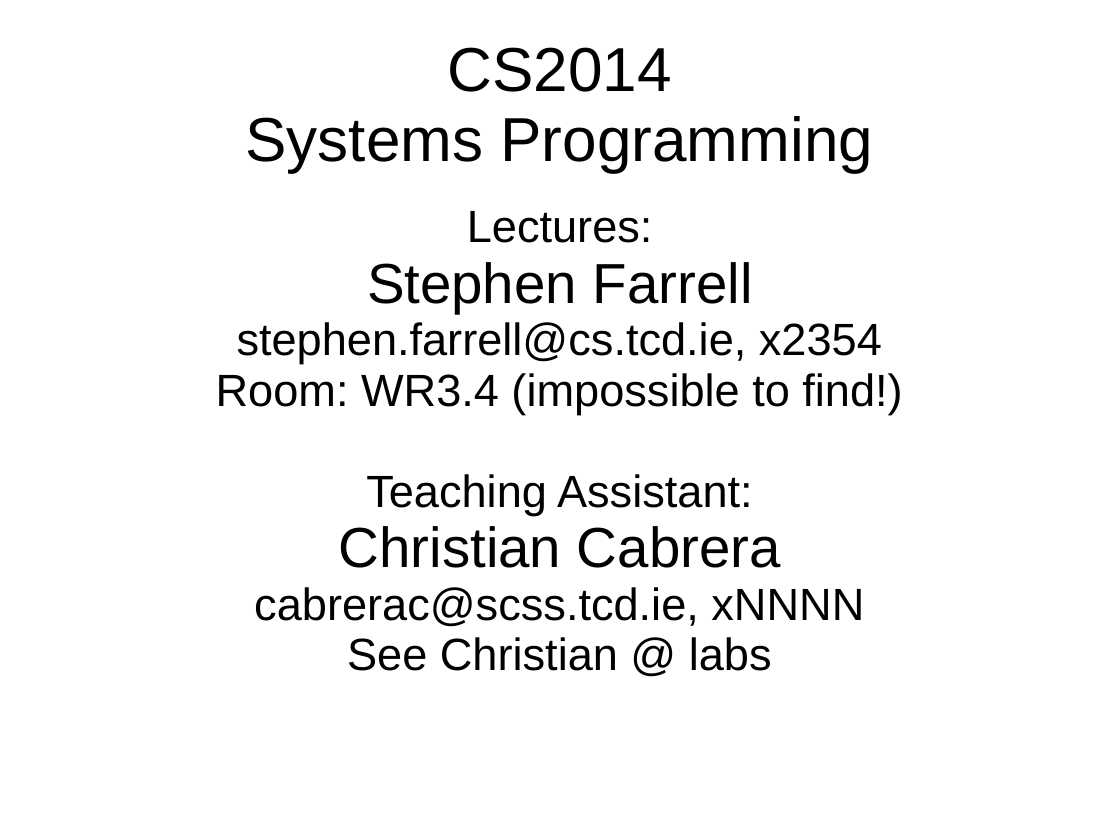
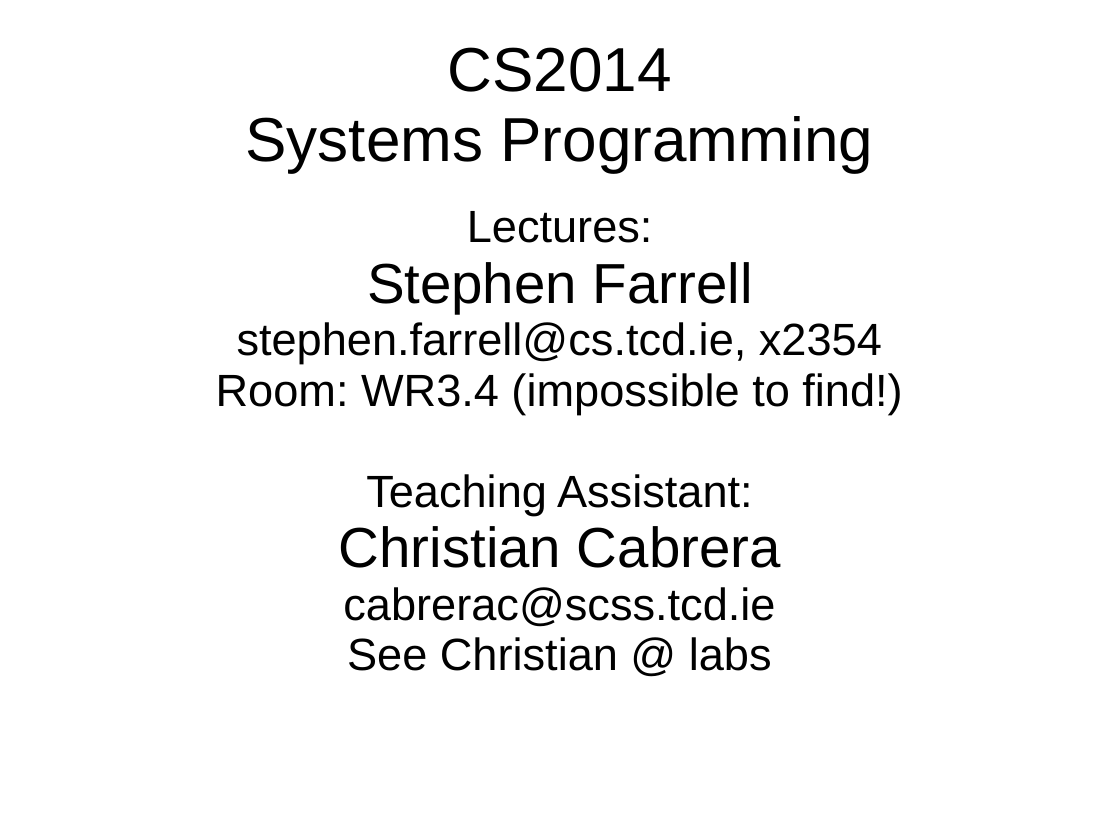
Before and after one commit to sftcd/cs2014, a slide deck: slide 1 of lectures/c-programming.ppt. Drawn at 1120x840 pixels with LibreOffice and Linux fonts; fonts in the diff are those of the drawing. Boxes give left, top, right and bottom in pixels: in the first picture for what was removed or moved away, otherwise in the second. Text is boxed around its words. In the diff, an @@ line names an element or a change of style, - is before the commit and + after.

```diff
--- a/lectures/c-programming.ppt
+++ b/lectures/c-programming.ppt
@@ subtitle at box(343, 587, 775, 627): text changed @@
-cabrerac@scss.tcd.ie, xNNNN
+cabrerac@scss.tcd.ie
```
Also in this commit, not shown: 4 other slides changed, 3 other files.
